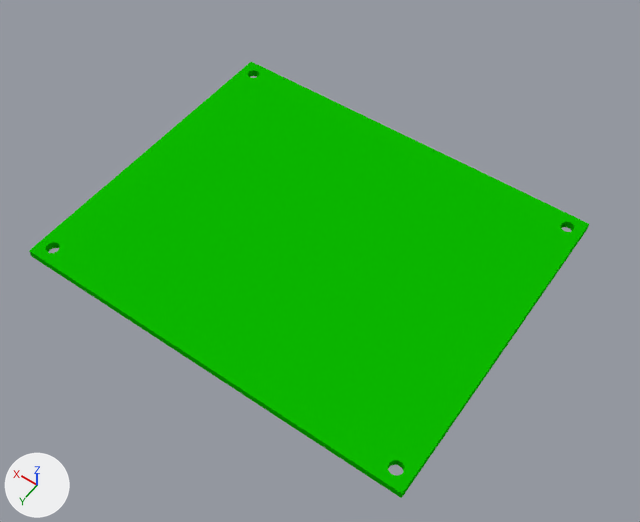
The Blender file circuit/enclosure/enclosure.blend: old version first, new version second.
Before and after are seen from a camera (50 mm lens) standing at (-21.6, 51.4, 126.7) and looking at (33.9, -26.3, 4.6). Every picture has the same lights, and +X, +Y and +Z are marked at lower left.

Names of what the first picture shows: 'pcb'.
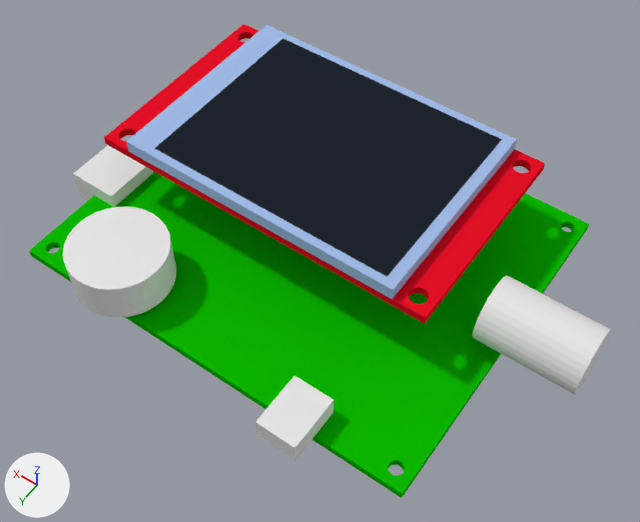
The newer file is also turned or shifted as a whole; pictures and numbers use the older file's frame.

Pixel boxes [x1, y1, x2, y2] of what changed, in the pictures (640 x 522 px):
```json
{"object": "DisplayVisible", "change": "added", "after": [155, 39, 502, 276], "on screen": "black"}
{"object": "DisplayOuter", "change": "added", "after": [126, 25, 517, 299], "on screen": "blue"}
{"object": "DisplayPcb", "change": "added", "after": [104, 24, 545, 323], "on screen": "red"}
{"object": "Encoder", "change": "added", "after": [63, 207, 177, 318]}
{"object": "Input", "change": "added", "after": [472, 276, 611, 395]}
{"object": "PowerSw", "change": "added", "after": [255, 376, 334, 460]}
{"object": "USB", "change": "added", "after": [73, 145, 154, 207]}
```

Scene script edits in JSON lines:
```json
{"op": "add", "block": "mat_blue", "code": ["mat_blue = diffuse_material('Blue')", "mat_blue.base_color = (0.356, 0.495, 0.8)  # blue #a1bbe7"]}
{"op": "add", "block": "mat_dark", "code": ["mat_dark = diffuse_material('Dark')", "mat_dark.base_color = (0.0143, 0.0185, 0.0272)  # black #20252e"]}
{"op": "add", "block": "mat_red", "code": ["mat_red = diffuse_material('Red')", "mat_red.base_color = (0.8, 0.00578, 0.0194)  # red #e71126"]}
{"op": "add", "block": "me_cube_001", "code": ["me_cube_001 = bpy.data.meshes.new('Cube.001')", "me_cube_001.from_pydata(...)  # a box spanning x -1000.0..1000.0, y -1000.0..1000.0, z -1000.0..1000.0"]}
{"op": "add", "block": "me_cylinder", "code": ["me_cylinder = bpy.data.meshes.new('Cylinder')", "me_cylinder.from_pydata(...)  # a 32-sided cylinder along z spanning x -1000.0..1000.0, y -1000.0..1000.0, z -1000.0..1000.0"]}
{"op": "add", "block": "me_cube_003", "code": ["me_cube_003 = bpy.data.meshes.new('Cube.003')", "me_cube_003.from_pydata(...)  # a box spanning x -1000.0..1000.0, y -1000.0..1000.0, z -1000.0..1000.0", "me_cube_003.materials.append(mat_blue)  # blue #a1bbe7"]}
{"op": "add", "block": "me_cube_004", "code": ["me_cube_004 = bpy.data.meshes.new('Cube.004')", "me_cube_004.from_pydata(...)  # a box spanning x -1000.0..1000.0, y -1000.0..1000.0, z -1000.0..1000.0", "me_cube_004.materials.append(mat_dark)  # black #20252e"]}
{"op": "add", "block": "me_cube_002", "code": ["me_cube_002 = bpy.data.meshes.new('Cube.002')", "me_cube_002.from_pydata(...)  # 264 vertices, 142 faces; spans x -1000.0..1000.0, y -1000.0..1000.0, z -1000.0..1000.0", "me_cube_002.materials.append(mat_red)  # red #e71126"]}
{"op": "add", "block": "ob_powersw", "code": ["ob_powersw = bpy.data.objects.new('PowerSw', me_cube_001)", "ob_powersw.location = (19.8, 0.1, 3.4)", "ob_powersw.scale = (0.00375, 0.005, 0.002)"]}
{"op": "add", "block": "ob_encoder", "code": ["ob_encoder = bpy.data.objects.new('Encoder', me_cylinder)", "ob_encoder.location = (61.0, -5.4, 6.2)", "ob_encoder.scale = (0.009, 0.009, 0.004)"]}
{"op": "add", "block": "ob_usb", "code": ["ob_usb = bpy.data.objects.new('USB', me_cube_001.copy())", "ob_usb.location = (79.8, -22.2, 0.8)", "ob_usb.scale = (0.005, 0.0055, 0.003)"]}
{"op": "add", "block": "ob_displayouter", "code": ["ob_displayouter = bpy.data.objects.new('DisplayOuter', me_cube_003)", "ob_displayouter.location = (43.4, -40.1, 16.2)", "ob_displayouter.scale = (0.0276, 0.02, 0.00125)"]}
{"op": "add", "block": "ob_displayvisible", "code": ["ob_displayvisible = bpy.data.objects.new('DisplayVisible', me_cube_004)", "ob_displayvisible.location = (41.8, -40.1, 16.2)", "ob_displayvisible.scale = (0.024, 0.0184, 0.0013)"]}
{"op": "add", "block": "ob_displaypcb", "code": ["ob_displaypcb = bpy.data.objects.new('DisplayPcb', me_cube_002)", "ob_displaypcb.location = (43.4, -40.1, 14.2)", "ob_displaypcb.scale = (0.0336, 0.0201, 0.0008)"]}
{"op": "add", "block": "ob_input", "code": ["ob_input = bpy.data.objects.new('Input', me_cylinder.copy())", "ob_input.location = (-4.8, -32.5, 8.2)", "ob_input.rotation_euler = (0.0, 1.571, 0.0)  # degrees (0, 90, 0)", "ob_input.scale = (0.0058, 0.0058, 0.009)"]}
```
